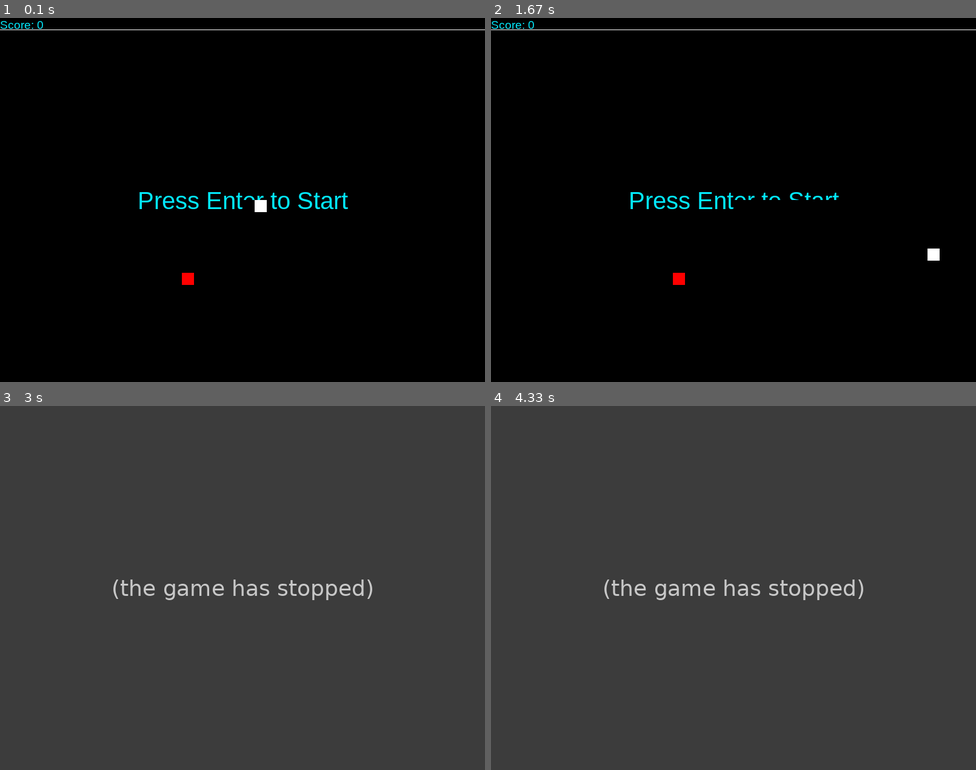
Above: before the commit, frames 1-4 (two rows, left to right).
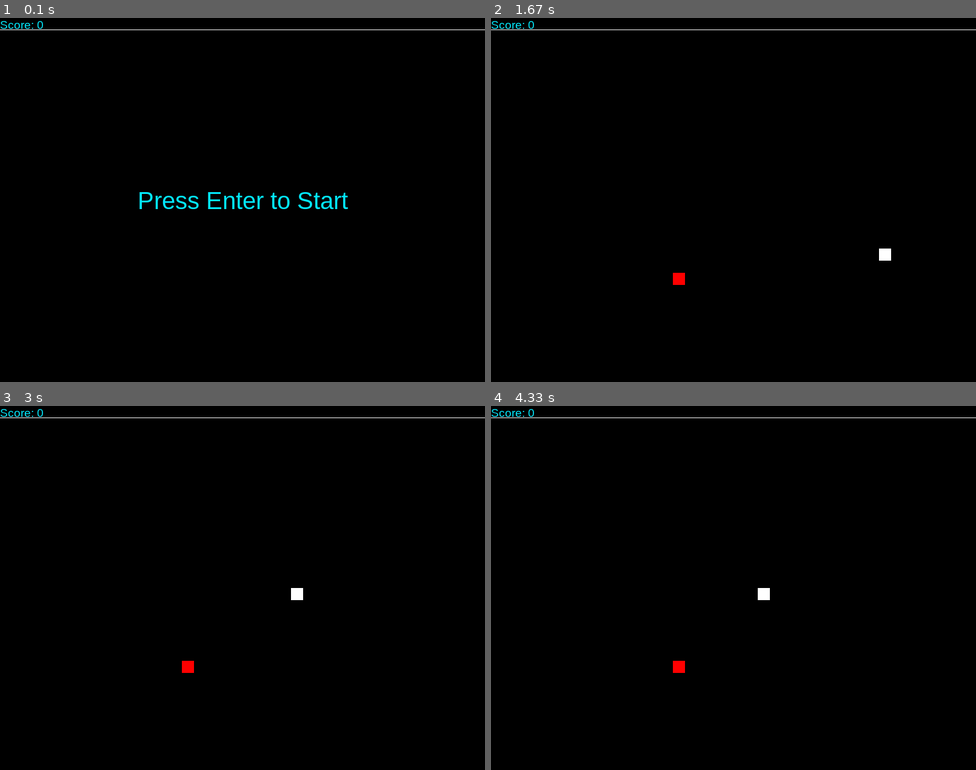
Above: after the commit, the same moments.

Repository: theyeeman/snake-pygame
Game: pygame game, started from main.py
The game is run twice, just before and just after one commit, with the same random seed, the same clock (stepped at 60 frames per second) and the same inputs.
Inputs:
- Up to frame 1 (0.1 s): no input
- Up to frame 2 (1.67 s): tap Enter at 0.33 s; tap S at 0.67 s; hold Right 1.03-1.5 s; hold Up from 1.53 s (still down)
- Up to frame 3 (3 s): release Up at 1.83 s; hold Right 1.87-2.33 s; tap Enter at 2.37, 2.77 s
- Up to frame 4 (4.33 s): tap Enter at 3.07, 4.18 s; hold Down 3.27-3.57 s; hold Left 3.6-4 s; hold Up from 4.03 s (still down)

The runs differ from the first frame. In frame 1, 0.2% of the frame differs, in the area x 37-55%, y 50-74%; in frame 2, 0.7%; in frame 3, 100%, in the area x 0-100%, y 0-100%; in frame 4, 100%.
Before the commit the program exited at 2.07 s; later frames show no game.

Commit message:
Add control flow to game and accompanying text to tell user what to do and what is happening

Diff:
--- a/Engine/engine.py
+++ b/Engine/engine.py
@@ -9,6 +9,7 @@
     K_s,
     K_a,
     K_d,
+    K_RETURN,
     KEYDOWN,
 )
 from Engine.snake import Snake, Position
@@ -18,6 +19,9 @@
 
 class Engine():
     def __init__(self, width, height, scale):
+        pygame.init()
+        self.start = False
+        self.quit = False
         self.screen = Screen(width, height, scale)
         self.snake = Snake(self.screen)
         self.event_queue = queue.SimpleQueue()
@@ -35,7 +39,7 @@
             )
         )
 
-        self.screen.draw_init(self.snake)
+        self.screen.draw_wait_init()
 
     def store_events(self):
         for event in pygame.event.get():
@@ -43,8 +47,8 @@
                 if event.key in self.valid_keys:
                     self.event_queue.put(event)
 
-            elif event.type == pygame.QUIT:
-                self.snake.is_dead = True
+            if event.type == pygame.QUIT:
+                self.quit = True
 
     def process_queue_event(self):
         try:
@@ -98,3 +102,29 @@
         self.store_events()
         self.process_queue_event()
         self.next_frame()
+
+    def wait_for_start(self):
+        event = pygame.event.poll()
+
+        if event.type == KEYDOWN:
+            if event.key == K_RETURN:
+                self.start = True
+
+        if event.type == pygame.QUIT:
+            self.quit = True
+
+    def prepare_to_start(self):
+        self.screen.draw_start_init(self.snake)
+
+    def lose(self):
+        self.screen.draw_lose_text()
+
+    def wait_for_retry(self):
+        event = pygame.event.poll()
+
+        if event.type == KEYDOWN:
+            if event.key == K_RETURN:
+                self.snake.is_dead = False
+
+        if event.type == pygame.QUIT:
+            self.quit = True
--- a/Engine/screen.py
+++ b/Engine/screen.py
@@ -10,6 +10,9 @@
 
 class Screen:
     def __init__(self, width, height, scale=10):
+        display.init()
+        font.init()
+        display.set_caption('Barebones Snake')
         self.width = width * scale
         self.height = height * scale
         self.scale = scale
@@ -17,13 +20,8 @@
         self.init_display()
 
     def init_display(self):
-        display.init()
-        font.init()
         self.surface = display.set_mode([self.width, self.height])
-        display.set_caption('Barebones Snake')
         self.draw_info_bar_line()
-        # self.clear_screen()
-        # self.update()
 
     def get_width(self):
         return self.width // self.scale
@@ -52,15 +50,24 @@
     def reset_pixel_in_buffer(self, obj):
         self._draw_pixel(obj.x, obj.y, BACKGROUND_COLOR)
 
-    def draw_init(self, snake):
+    def draw_wait_init(self):
+        self.text_to_buffer('Press Enter to Start', TEXT_COLOR, self.scale*2, self.width, self.height, centered=True)
+        self.score_to_buffer(0)
+        self.update()
+
+    def draw_start_init(self, snake):
+        self.clear_screen()
+
         s = snake.to_list_full()
-
         for piece in s:
             self.set_pixel_in_buffer(piece, SNAKE_COLOR)
 
         self.set_pixel_in_buffer(snake.food, FOOD_COLOR)
         self.score_to_buffer(0)
-        self.text_to_buffer('Press Enter to Start', TEXT_COLOR, self.scale*2, self.width, self.height, centered=True)
+        self.update()
+
+    def draw_lose_text(self):
+        self.text_to_buffer('You lost! Press Enter to try again', TEXT_COLOR, self.scale*2, self.width, self.height, centered=True)
         self.update()
 
     def clear_info_bar(self):
--- a/main.py
+++ b/main.py
@@ -2,10 +2,26 @@
 from Engine.engine import Engine
 
 if __name__ == "__main__":
-    engine = Engine(40, 30, 20)
+    while True:
+        engine = Engine(40, 30, 20)
 
-    while not engine.snake.is_dead:
-        engine.clock.tick(15)
-        engine.run_loop()
+        while not engine.start and not engine.snake.is_dead and not engine.quit:
+            engine.wait_for_start()
+
+        if not engine.quit:
+            engine.prepare_to_start()
+
+        while not engine.snake.is_dead and not engine.quit:
+            engine.clock.tick(15)
+            engine.run_loop()
+
+        if not engine.quit:
+            engine.lose()
+
+        while engine.snake.is_dead and not engine.quit:
+            engine.wait_for_retry()
+
+        if engine.quit:
+            break
 
     pygame.quit()
